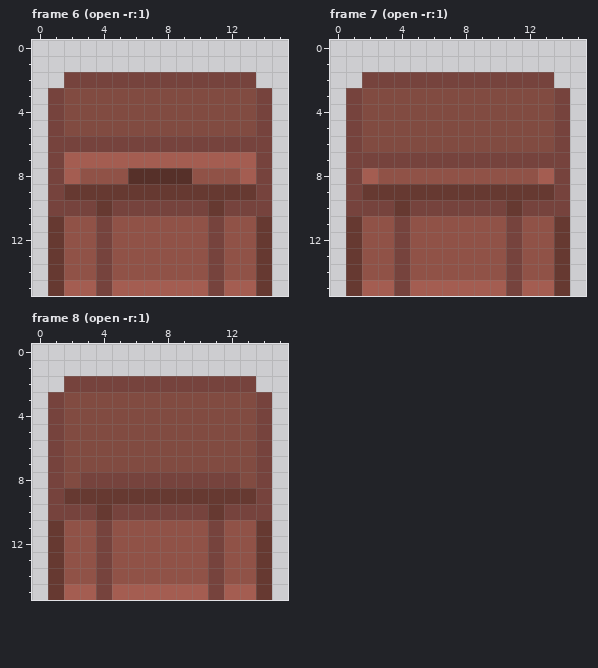
One commit to this pixel-art file: assets/container.aseprite. That is the earlier state.
16x16 pixels, 15 frames. Colours within 5 levels of each other are drawn and written as one. Shown: frame 6 (open -r:1), frame 7 (open -r:1), frame 8 (open -r:1). The commit also changed other frames, which this record leaves out.
Once edited:
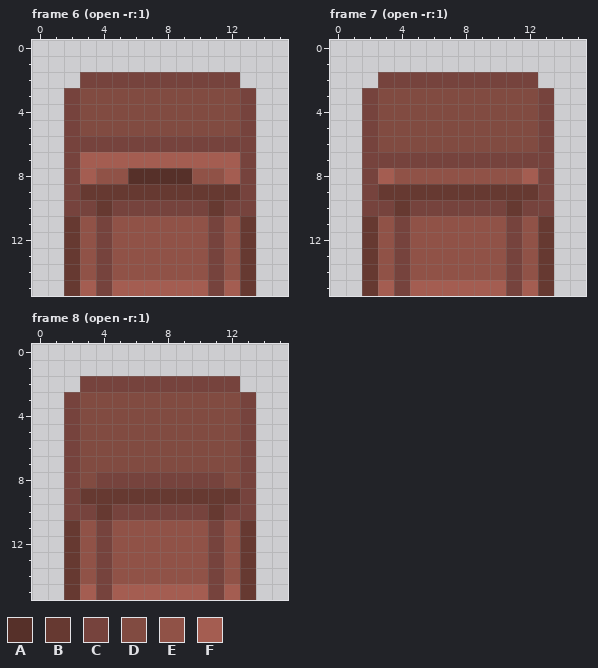
Palette (. is transparent): A #563029  B #663931  C #76433d  D #814b41  E #905247  F #a45d51
Changes in this commit:
Frame 6 (open -r:1):
y 2: x 2 C -> .; x 13 C -> .
y 3..5: x 1..2 CD -> .C; x 13..14 DC -> C.
y 6: x 1 C -> .; x 14 C -> .
y 7: x 1..2 CF -> .C; x 13..14 FC -> C.
y 8: x 1..3 CFE -> .CF; x 12..14 EFC -> FC.
y 9: x 1..2 CB -> .C; x 13..14 BC -> C.
y 10: x 1 C -> .; x 14 C -> .
y 11..14: x 1..2 BE -> .B; x 13..14 EB -> B.
y 15: x 1..2 BF -> .B; x 13..14 FB -> B.
Frame 7 (open -r:1):
y 2: x 2 C -> .; x 13 C -> .
y 3..6: x 1..2 CD -> .C; x 13..14 DC -> C.
y 7: x 1 C -> .; x 14 C -> .
y 8: x 1..3 CFE -> .CF; x 12..14 EFC -> FC.
y 9: x 1..2 CB -> .C; x 13..14 BC -> C.
y 10: x 1 C -> .; x 14 C -> .
y 11..14: x 1..2 BE -> .B; x 13..14 EB -> B.
y 15: x 1..2 BF -> .B; x 13..14 FB -> B.
Frame 8 (open -r:1):
y 2: x 2 C -> .; x 13 C -> .
y 3..7: x 1..2 CD -> .C; x 13..14 DC -> C.
y 8: x 1..3 CDC -> .CD; x 12..14 CDC -> DC.
y 9: x 1..2 CB -> .C; x 13..14 BC -> C.
y 10: x 1 C -> .; x 14 C -> .
y 11..14: x 1..2 BE -> .B; x 13..14 EB -> B.
y 15: x 1..2 BF -> .B; x 13..14 FB -> B.
Boxes around the changes in both pictures, in picture pixels (x1, y1, x2, y2):
changed: (48, 72, 96, 296)
changed: (224, 72, 272, 296)
changed: (346, 72, 394, 296)
changed: (522, 72, 570, 296)
changed: (48, 376, 96, 600)
changed: (224, 376, 272, 600)
